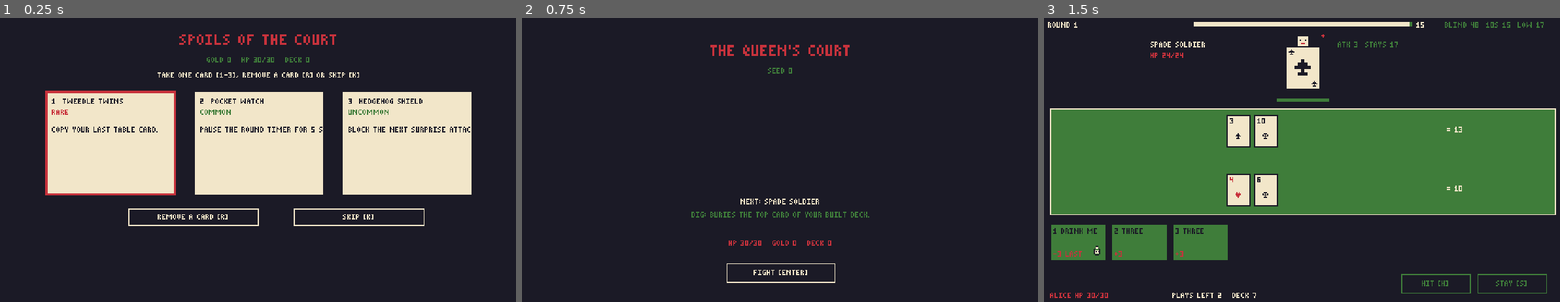
Above: before the commit, frames 1-3 (left to right).
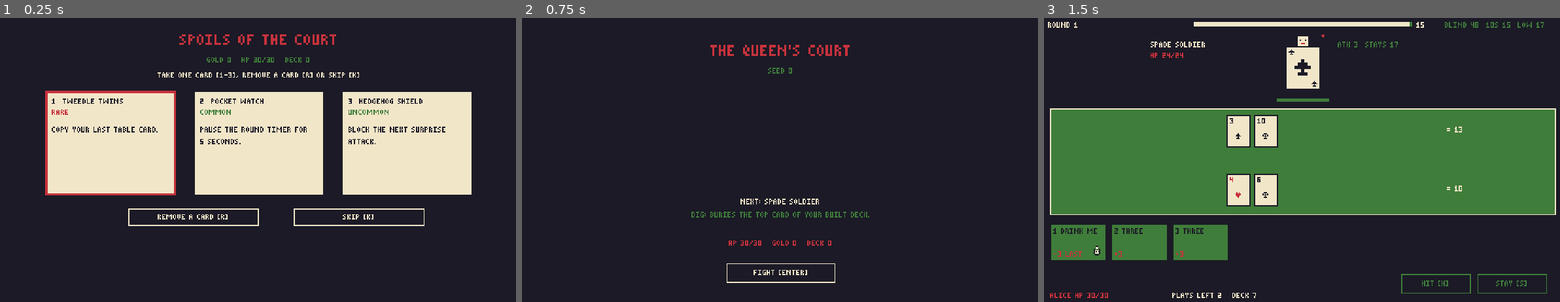
Above: after the commit, the same moments.

Repository: Arvin-17/CardClash
Game: Godot game, scene res://scenes/reward.tscn
The game is run twice, just before and just after one commit, with the same random seed, the same clock (stepped at 60 frames per second) and the same inputs. This scene is started directly instead of the project's main scene.
Inputs:
- Up to frame 1 (0.25 s): no input
- Up to frame 2 (0.75 s): click "SKIP [K]" at 0.5 s
- Up to frame 3 (1.5 s): click "FIGHT [ENTER]" at 1.25 s

The runs differ from the first frame. In frame 1, 0.1% of the frame differs, in the area x 38-92%, y 38-45%; in frame 2, nothing differs; in frame 3, nothing differs.

Commit message:
fix(ui): wrap reward card descriptions inside the card
The label got its text before its width and wrap mode, so it sized itself to one long line and ran off the card. Width and autowrap are now set first.

Diff:
--- a/game/scripts/ui/reward.gd
+++ b/game/scripts/ui/reward.gd
@@ -32,9 +32,16 @@
 		add_child(b)
 		_in(b, "%d  %s" % [i + 1, str(d.get("name", "")).to_upper()], Palette.BLACK, Vector2(6, 6))
 		_in(b, str(d.get("rarity", "")).to_upper(), Palette.RED if rare else Palette.GREEN, Vector2(6, 16))
-		var text := _in(b, str(d.get("text", "")).to_upper(), Palette.BLACK, Vector2(6, 32))
+		# Width and wrap mode go in before the text, so the label can't grow past the card.
+		var text := Label.new()
+		text.autowrap_mode = TextServer.AUTOWRAP_WORD
+		text.custom_minimum_size = Vector2(108, 0)
 		text.size = Vector2(108, 56)
-		text.autowrap_mode = TextServer.AUTOWRAP_WORD
+		text.position = Vector2(6, 32)
+		text.mouse_filter = Control.MOUSE_FILTER_IGNORE
+		text.add_theme_color_override("font_color", Palette.BLACK)
+		text.text = str(d.get("text", "")).to_upper()
+		b.add_child(text)
 
 	_button("REMOVE A CARD [R]", Vector2(120, 176), _show_removals)
 	_button("SKIP [K]", Vector2(272, 176), _skip)
